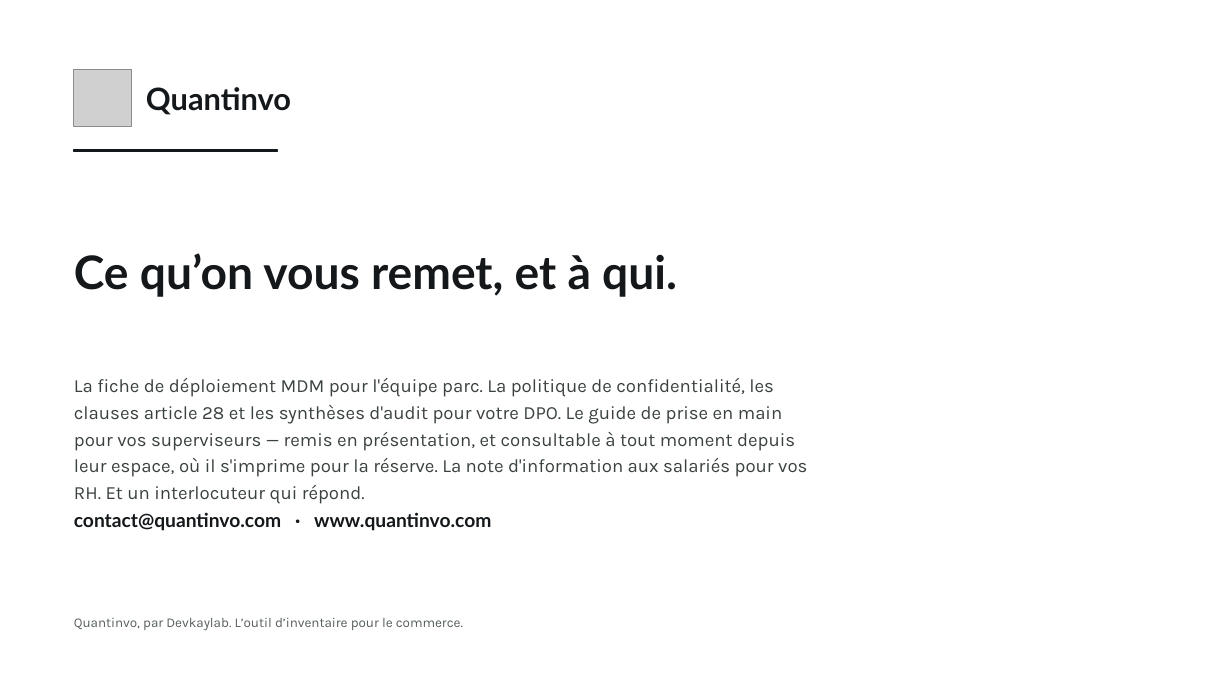
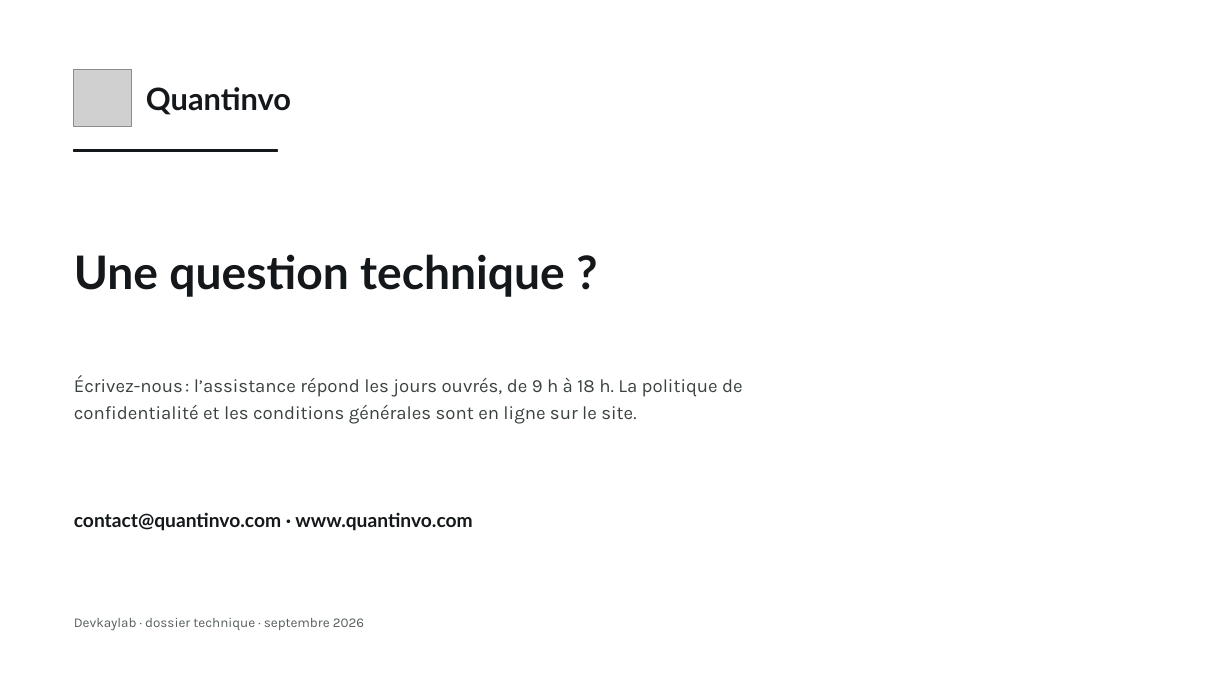
Before and after one commit to devkaylab/Inventaire, a slide deck: slide 17 of docs/entreprise/deck/Quantinvo-dossier-DSI-marque.pptx. Drawn at 1232x693 pixels with LibreOffice and Linux fonts; fonts in the diff are those of the drawing; grey boxes stand for pictures. Boxes give left, top, right and bottom in pixels: in the first picture for what was removed or moved away, otherwise in the second. Text is boxed around its words. In the diff, an @@ line names an element or a change of style, - is before the commit and + after.

```diff
--- a/docs/entreprise/deck/Quantinvo-dossier-DSI-marque.pptx
+++ b/docs/entreprise/deck/Quantinvo-dossier-DSI-marque.pptx
@@ text at (74,254,565,297): text changed @@
-Ce qu’on vous remet, et à qui.
+Une question technique ?
@@ text at (74,375,743,424): text changed @@
-La fiche de déploiement MDM pour l'équipe parc. La politique de confidentialité, les clauses article 28 et les synthèses d'audit pour votre DPO. Le guide de prise en main pour vos superviseurs — remis en présentation, et consultable à tout moment depuis leur espace, où il s'imprime pour la réserve. La note d'information aux salariés pour vos RH. Et un interlocuteur qui répond.
+Écrivez-nous : l’assistance répond les jours ouvrés, de 9 h à 18 h. La politique de confidentialité et les conditions générales sont en ligne sur le site.
@@ text "contact@quantinvo.com · www.quantinvo.com" rewrapped from (74,512,491,531) to (74,512,472,531) @@
@@ text at (74,618,364,631): text changed @@
-Quantinvo, par Devkaylab. L’outil d’inventaire pour le commerce.
+Devkaylab · dossier technique · septembre 2026
```
Also in this commit, not shown: 5 other slides changed, 11 slides added, 11 slides removed, 26 other files.
